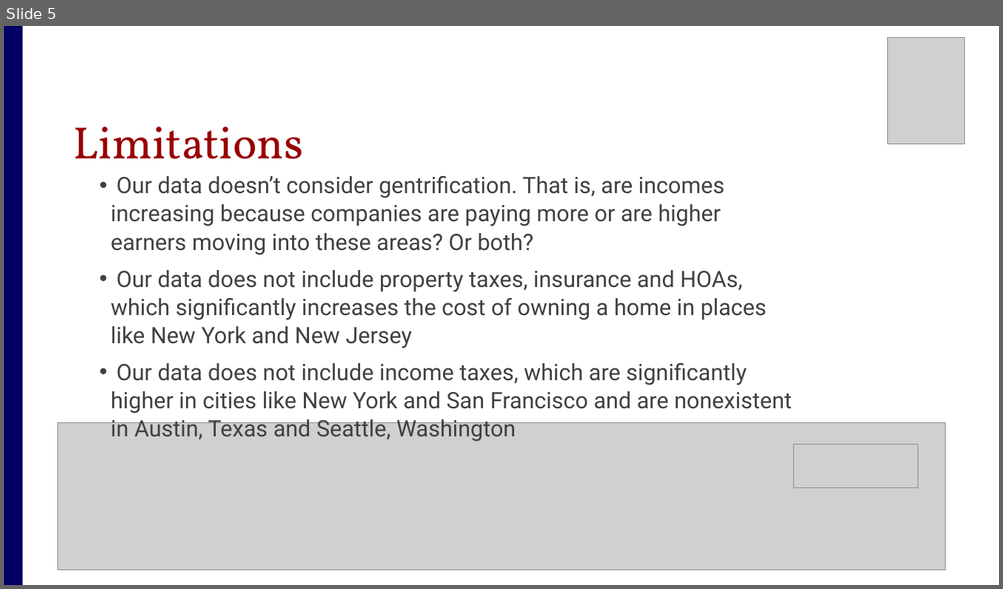
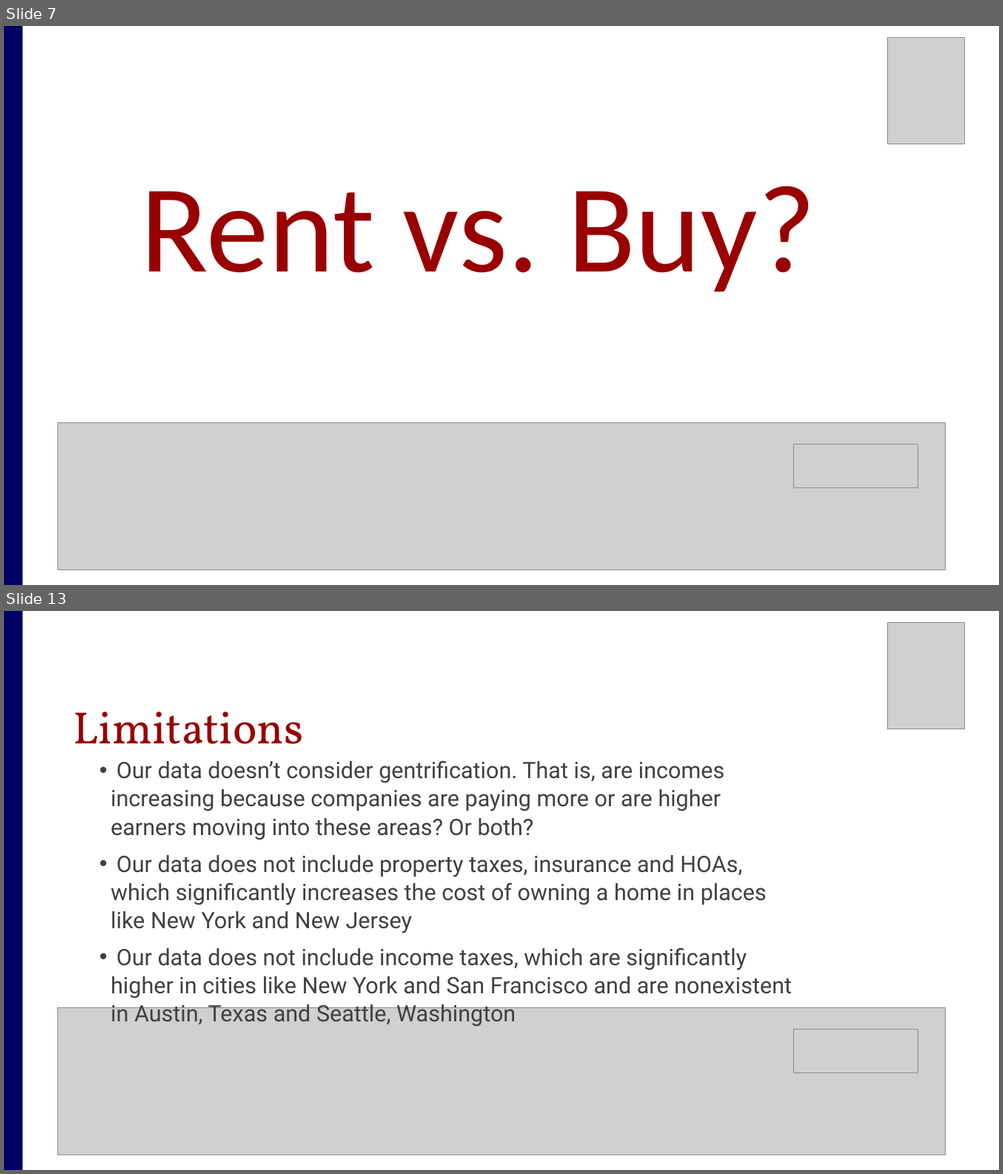
Before and after one commit to amiraligh89/RealEstate_Project1, a slide deck: RealEstate_Presentation.pptx. Shown one above the other, each under a label of ours: slide 5 before the commit, slides 7 and 13 after it; the slides between them are not shown. The pictures are 1003x589 and 1003x1174 pixels, drawn with LibreOffice and Linux fonts; fonts in the diff are those of the drawing; grey boxes stand for pictures. Boxes give left, top, right and bottom in pixels: in the first picture for what was removed or moved away, otherwise in the second. Text is boxed around its words. In the diff, an @@ line names an element or a change of style, - is before the commit and + after.

```diff
--- a/RealEstate_Presentation.pptx
+++ b/RealEstate_Presentation.pptx
@@ slide 7 added at (x1=4, y1=26, x2=999, y2=585), background #FFFFFF @@
@@ rectangle added at (x1=4, y1=26, x2=22, y2=585), fill #000066 @@
@@ picture added at (x1=887, y1=38, x2=964, y2=144) @@
@@ text added at (x1=140, y1=186, x2=815, y2=292), 199 pt, text #990000 @@
+Rent vs. Buy?
@@ picture added at (x1=58, y1=423, x2=945, y2=570) @@
@@ picture added at (x1=793, y1=444, x2=917, y2=488) @@
@@ what was slide 5 is now slide 13 @@
```
Also in this commit, not shown: 4 slides changed, 7 other slides added, 3 slides removed.
